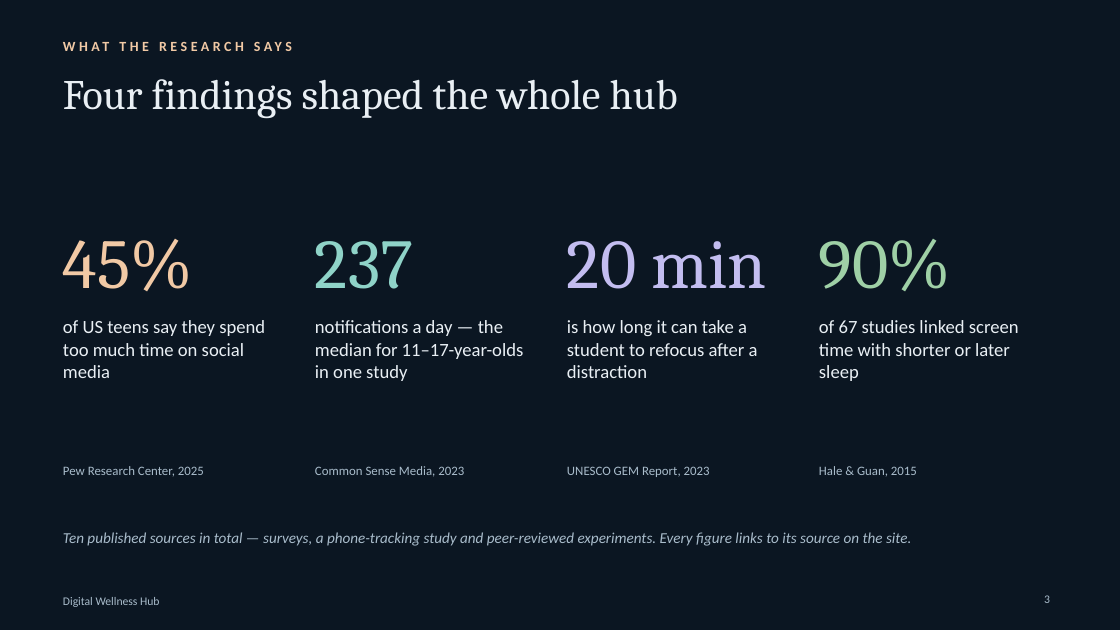
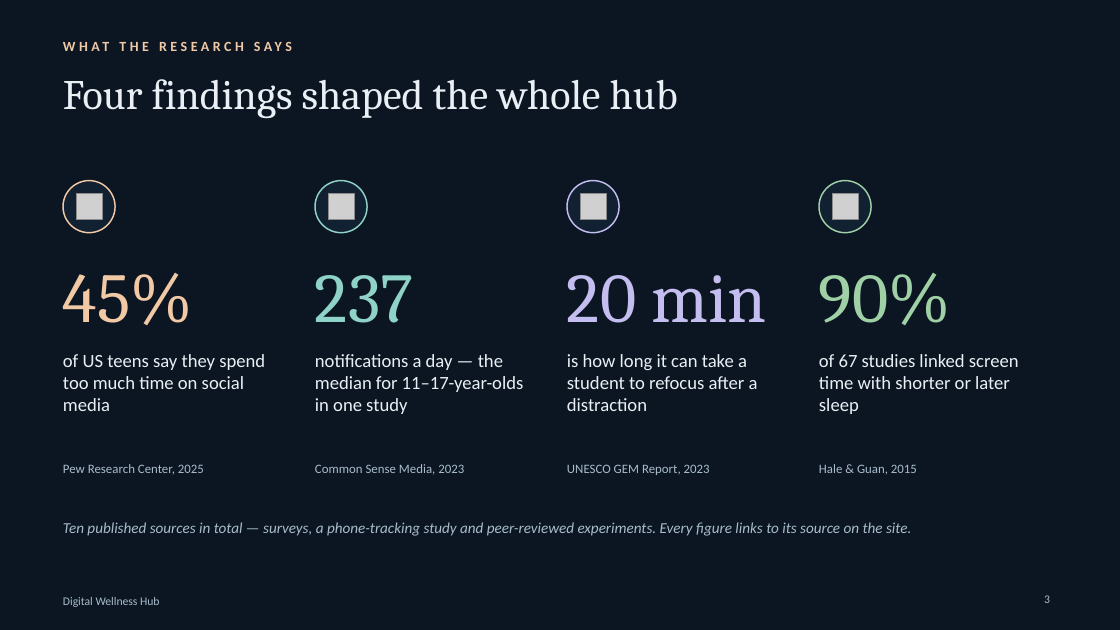
Before and after one commit to Anshumaan1254/Digital-Wellness, a slide deck: slide 3 of public/Digital-Wellness-Hub-presentation.pptx. Drawn at 1120x630 pixels with LibreOffice and Linux fonts; fonts in the diff are those of the drawing; grey boxes stand for pictures; background and template pictures are left out. Boxes give left, top, right and bottom in pixels: in the first picture for what was removed or moved away, otherwise in the second. Text is boxed around its words. In the diff, an @@ line names an element or a change of style, - is before the commit and + after.

```diff
--- a/public/Digital-Wellness-Hub-presentation.pptx
+++ b/public/Digital-Wellness-Hub-presentation.pptx
@@ ellipse added at [63,181,115,233], fill #112131, outline #F1C9A5 1.25 pt @@
@@ picture added at [76,194,103,220] @@
@@ ellipse added at [315,181,367,233], fill #112131, outline #8FD3C8 1.25 pt @@
@@ picture added at [328,194,354,220] @@
@@ ellipse added at [567,181,619,233], fill #112131, outline #C3BDF0 1.25 pt @@
@@ picture added at [581,194,607,220] @@
@@ ellipse added at [819,181,871,233], fill #112131, outline #9FD0A6 1.25 pt @@
@@ picture added at [832,194,858,220] @@
@@ text "45%": place and size @@
-text "45%" at [63,239,193,291]
+text "45%" at [63,273,193,325]
@@ text "237": place and size @@
-text "237" at [315,241,413,289]
+text "237" at [315,275,413,323]
@@ text "20 min": place and size @@
-text "20 min" at [567,241,767,289]
+text "20 min" at [567,275,767,323]
@@ text "90%": place and size @@
-text "90%" at [819,239,951,291]
+text "90%" at [819,273,951,325]
@@ text "of US teens say they ...": place and size @@
-text "of US teens say they ..." at [63,320,265,378]
+text "of US teens say they ..." at [63,354,265,411]
@@ text "notifications a day — the ...": place and size @@
-text "notifications a day — the ..." at [315,320,524,381]
+text "notifications a day — the ..." at [315,354,524,414]
@@ text "is how long it can ...": place and size @@
-text "is how long it can ..." at [567,320,758,378]
+text "is how long it can ..." at [567,354,758,411]
@@ text "of 67 studies linked screen ...": place and size @@
-text "of 67 studies linked screen ..." at [819,320,1019,381]
+text "of 67 studies linked screen ..." at [819,354,1019,414]
@@ text "Ten published sources in total ...": place and size @@
-text "Ten published sources in total ..." at [63,532,911,546]
+text "Ten published sources in total ..." at [63,522,911,536]
```
Also in this commit, not shown: 12 other slides changed, 3 slides added, 37 other files.
